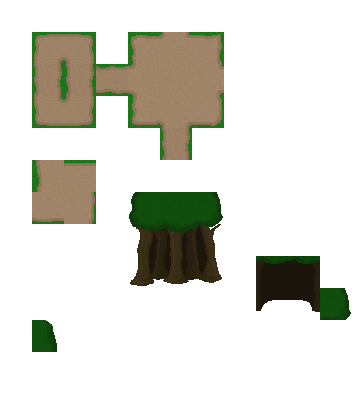
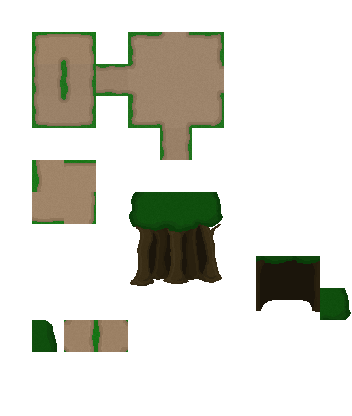
Comparing the layer stacks of the two 352px x 416px images. Changes:
added layer "Layer 8" above "Layer 7" over (x1=111, y1=326, x2=128, y2=347)
added layer "Layer 7" above "Layer 6" over (x1=64, y1=325, x2=81, y2=346)
added layer "Layer 6" above "Layer 5" over (x1=72, y1=320, x2=89, y2=352)
added layer "Layer 5" above "Turn Down Left" over (x1=103, y1=320, x2=120, y2=352)
added layer "Layer 4" above "Layer 3" over (x1=96, y1=320, x2=128, y2=352)
added layer "Layer 3" above "Hue/Saturation 1" over (x1=64, y1=320, x2=96, y2=352)
added layer "Layer 9" above "Path Square" over (x1=215, y1=68, x2=224, y2=91)
painted on "Path Square" over (x1=96, y1=32, x2=224, y2=160)
removed layer "Path4" over (x1=96, y1=64, x2=128, y2=96)
removed layer "Path3" over (x1=160, y1=128, x2=192, y2=160)
